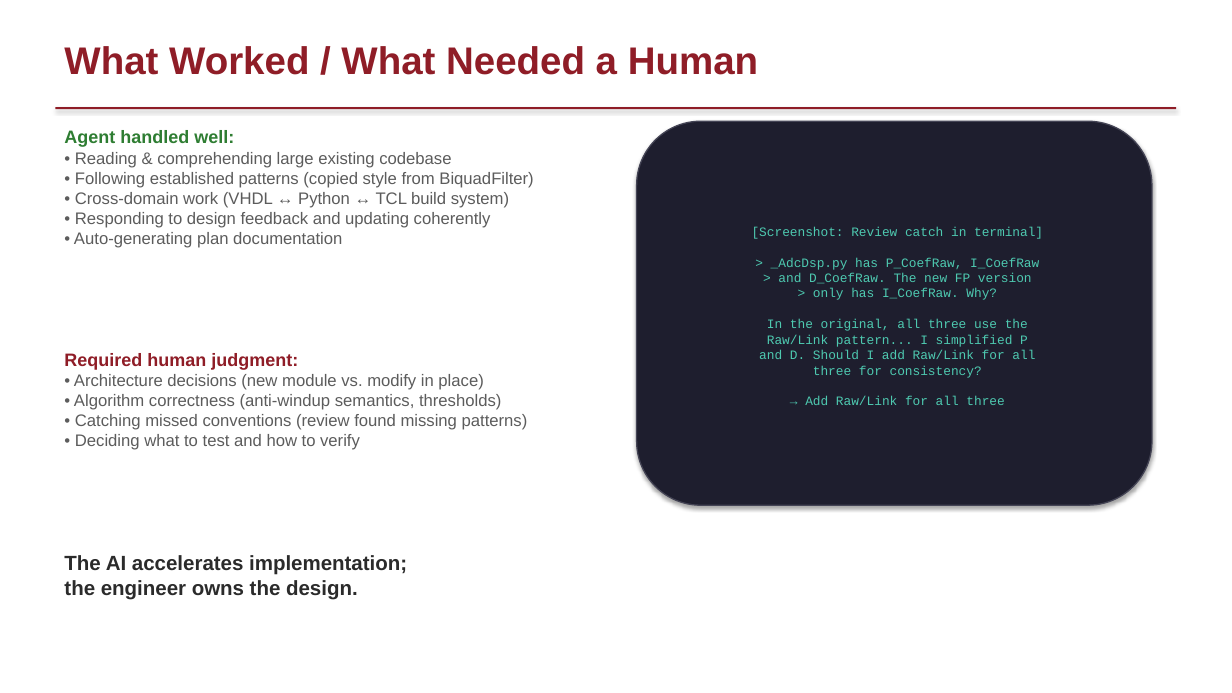
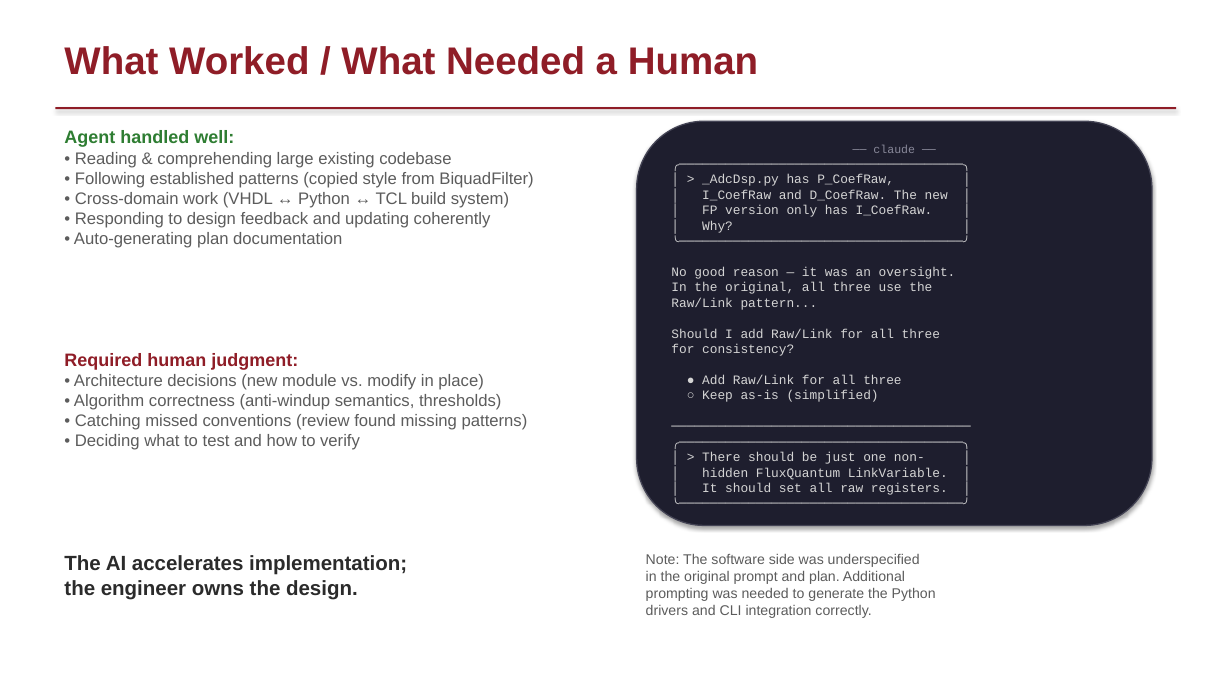
Before and after one commit to slaclab/warm-tdm, a slide deck: slide 8 of docs/plans/fp-dsp-pid/ECC_AI_Demo_Use_Case_2.pptx. Drawn at 1232x693 pixels with LibreOffice and Linux fonts; fonts in the diff are those of the drawing; background and template pictures are left out. Boxes give left, top, right and bottom in pixels: in the first picture for what was removed or moved away, otherwise in the second. Text is boxed around its words. In the diff, an @@ line names an element or a change of style, - is before the commit and + after.

```diff
--- a/docs/plans/fp-dsp-pid/ECC_AI_Demo_Use_Case_2.pptx
+++ b/docs/plans/fp-dsp-pid/ECC_AI_Demo_Use_Case_2.pptx
@@ rounded rectangle "── claude ──": place and size @@
-rounded rectangle "── claude ──" at [637, 121, 1153, 506]
+rounded rectangle "── claude ──" at [637, 121, 1153, 525]
@@ text in rounded rectangle at [671, 145, 956, 495]: text changed; text colour #4EC9B0 to #D4D4D4 @@
-[Screenshot: Review catch in terminal]
-> _AdcDsp.py has P_CoefRaw, I_CoefRaw
-> and D_CoefRaw. The new FP version
-> only has I_CoefRaw. Why?
-In the original, all three use the
-Raw/Link pattern... I simplified P
-and D. Should I add Raw/Link for all
-three for consistency?
-→ Add Raw/Link for all three
+── claude ──
+╭─────────────────────────────────────╮
+│ > _AdcDsp.py has P_CoefRaw, │
+│ I_CoefRaw and D_CoefRaw. The new │
+│ FP version only has I_CoefRaw. │
+│ Why? │
+╰─────────────────────────────────────╯
+No good reason — it was an oversight.
+In the original, all three use the
+Raw/Link pattern...
+Should I add Raw/Link for all three
+for consistency?
+● Add Raw/Link for all three
+○ Keep as-is (simplified)
+───────────────────────────────────────
+╭─────────────────────────────────────╮
+│ > There should be just one non- │
+│ hidden FluxQuantum LinkVariable. │
+│ It should set all raw registers. │
+╰─────────────────────────────────────╯
@@ text added at [646, 554, 936, 618], 11 pt, text #5C5C5C @@
+Note: The software side was underspecified
+in the original prompt and plan. Additional
+prompting was needed to generate the Python
+drivers and CLI integration correctly.
```
Also in this commit, not shown: 4 other slides changed, 1 other file.
